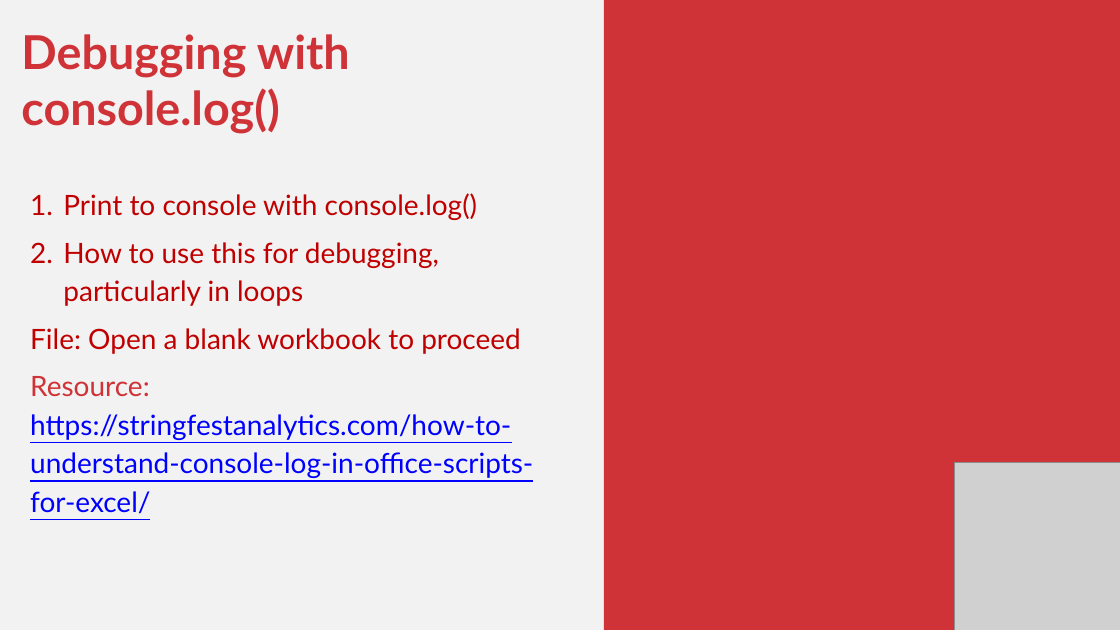
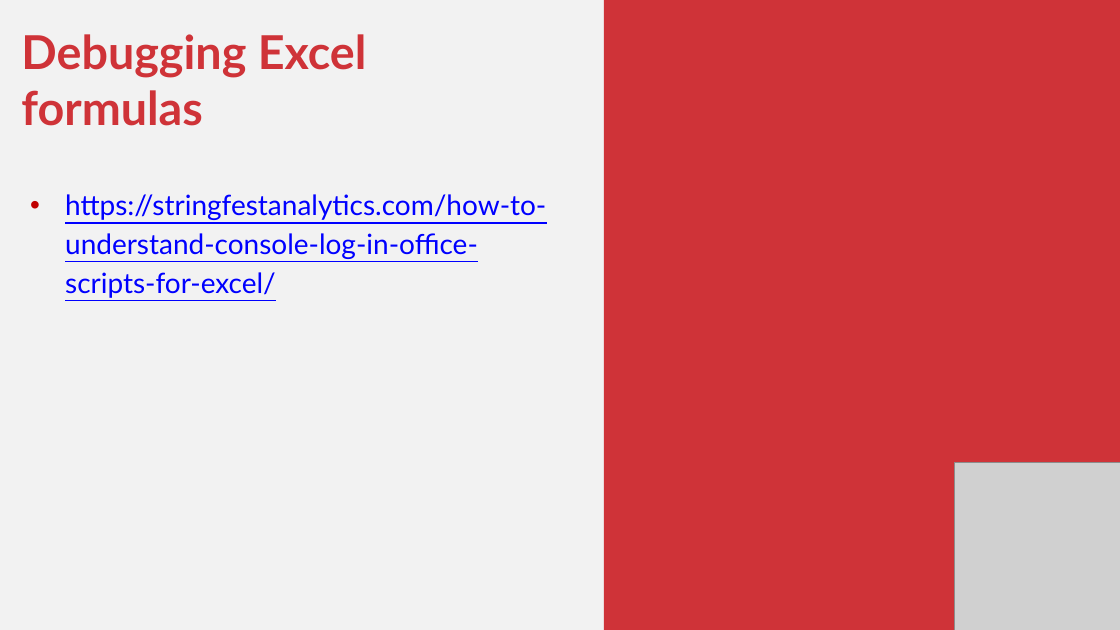
Before and after one commit to stringfestdata/gen-ai-for-excel-masterclass, a slide deck: slide 19 of gen-ai-for-excel-masterclass.pptx (slide 18 before the commit). Drawn at 1120x630 pixels with LibreOffice and Linux fonts; fonts in the diff are those of the drawing; grey boxes stand for pictures. Boxes give left, top, right and bottom in pixels: in the first picture for what was removed or moved away, otherwise in the second. Text is boxed around its words. In the diff, an @@ line names an element or a change of style, - is before the commit and + after.

```diff
--- a/gen-ai-for-excel-masterclass.pptx
+++ b/gen-ai-for-excel-masterclass.pptx
@@ text at (21, 34, 546, 298): text changed; text colour #C00000 to #0000FF @@
-Debugging with console.log()
-1. Print to console with console.log()
-2. How to use this for debugging, particularly in loops
-File: Open a blank workbook to proceed
-Resource: https://stringfestanalytics.com/how-to-understand-console-log-in-office-scripts-for-excel/
+Debugging Excel formulas
+• https://stringfestanalytics.com/how-to-understand-console-log-in-office-scripts-for-excel/
```
Also in this commit, not shown: 6 other slides changed, 12 slides added, 16 slides removed, 14 other files.
